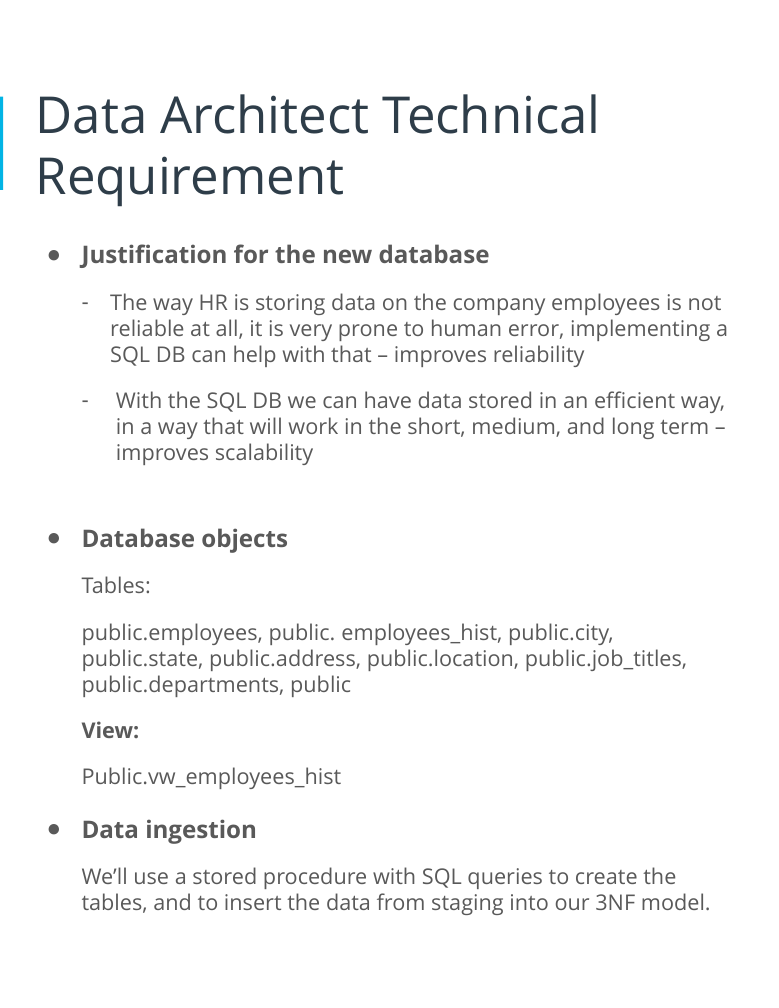
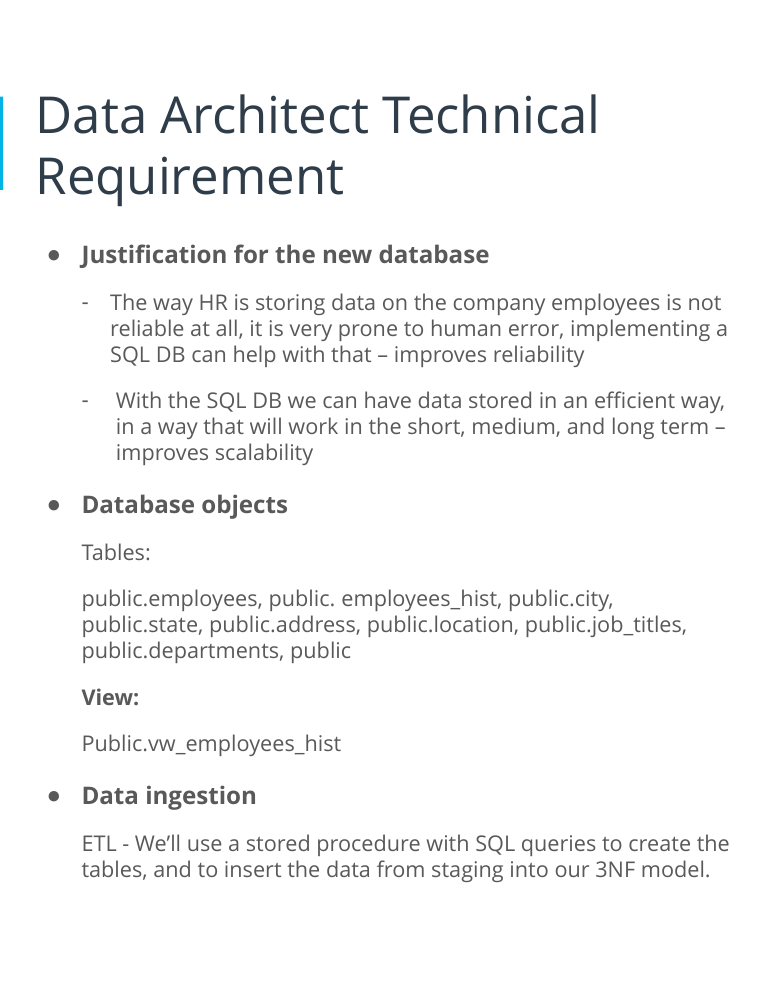
Before and after one commit to mattssll/udacity_data_architect, a slide deck: slide 7 of 1.Design_HR_DB_Pgresql/Mateus_Presentation_HRSystem.pptx. Drawn at 779x1008 pixels with LibreOffice and Linux fonts; fonts in the diff are those of the drawing. Boxes give left, top, right and bottom in pixels: in the first picture for what was removed or moved away, otherwise in the second. Text is boxed around its words. In the diff, an @@ line names an element or a change of style, - is before the commit and + after.

```diff
--- a/1.Design_HR_DB_Pgresql/Mateus_Presentation_HRSystem.pptx
+++ b/1.Design_HR_DB_Pgresql/Mateus_Presentation_HRSystem.pptx
@@ text at [82,834,730,882]: text changed @@
-We’ll use a stored procedure with SQL queries to create the tables, and to insert the data from staging into our 3NF model.
+ETL - We’ll use a stored procedure with SQL queries to create the tables, and to insert the data from staging into our 3NF model.
```
Also in this commit, not shown: 6 other slides changed, 2 other files.
